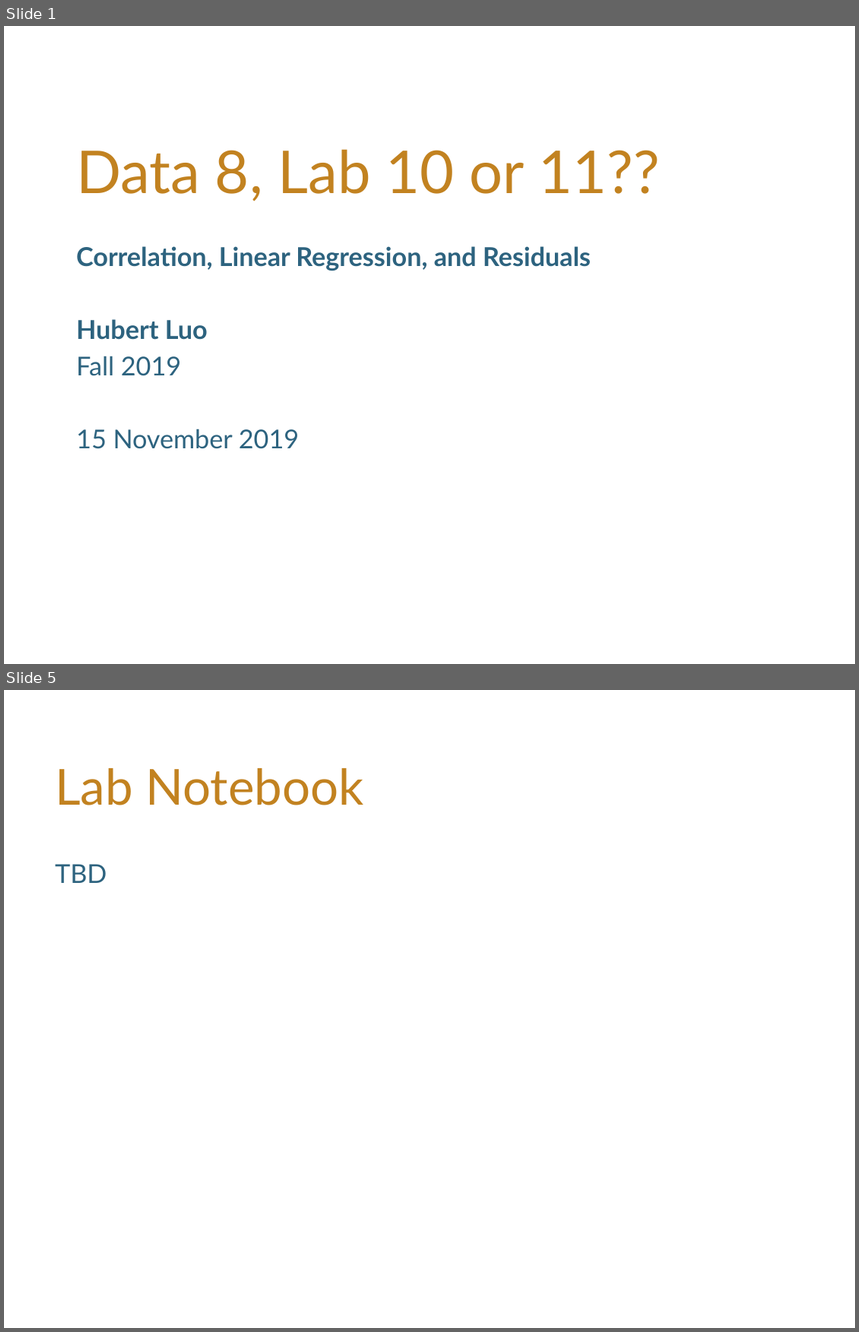
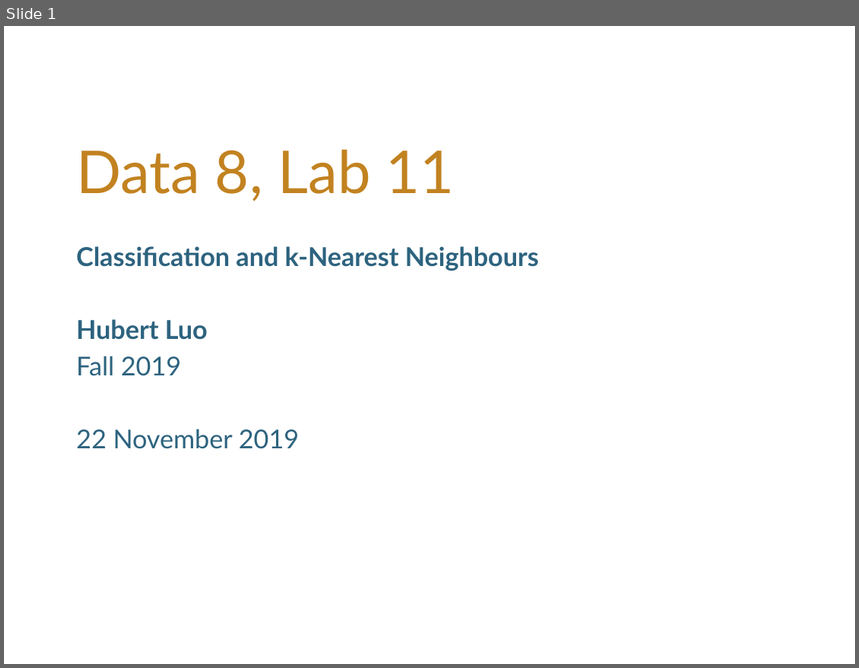
Before and after one commit to hLuo27/teaching, a slide deck: data8/slides/lab11.pptx. Shown one above the other, each under a label of ours: slides 1 and 5 before the commit, slide 1 after it; the slides between them are not shown. The pictures are 859x1332 and 859x668 pixels, drawn with LibreOffice and Linux fonts; fonts in the diff are those of the drawing; background and template pictures are left out. Boxes give left, top, right and bottom in pixels: in the first picture for what was removed or moved away, otherwise in the second. Text is boxed around its words. In the diff, an @@ line names an element or a change of style, - is before the commit and + after.

```diff
--- a/data8/slides/lab11.pptx
+++ b/data8/slides/lab11.pptx
@@ slide 5 removed at <box>4,690,855,1328</box>, background #FFFFFF @@
@@ title removed at <box>55,768,364,806</box> @@
-Lab Notebook
@@ text removed at <box>55,864,107,883</box> @@
-TBD
@@ slide 1 changed as well @@
@@ title at <box>76,149,455,202</box>: text changed @@
-Data 8, Lab 10 or 11??
+Data 8, Lab 11
@@ subtitle at <box>76,246,539,271</box>: text changed @@
-Correlation, Linear Regression, and Residuals
+Classification and k-Nearest Neighbours
@@ subtitle at <box>76,429,299,449</box>: text changed @@
-15 November 2019
+22 November 2019
```
Also in this commit, not shown: 6 slides added, 3 other slides removed, 1 other file.
